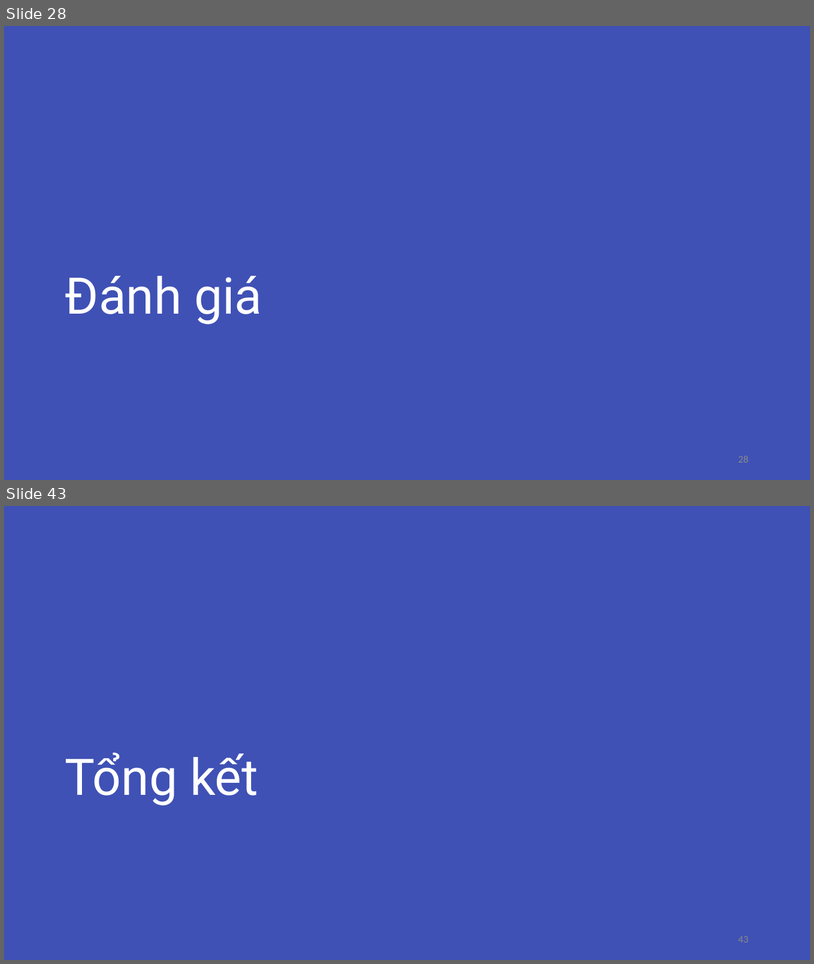
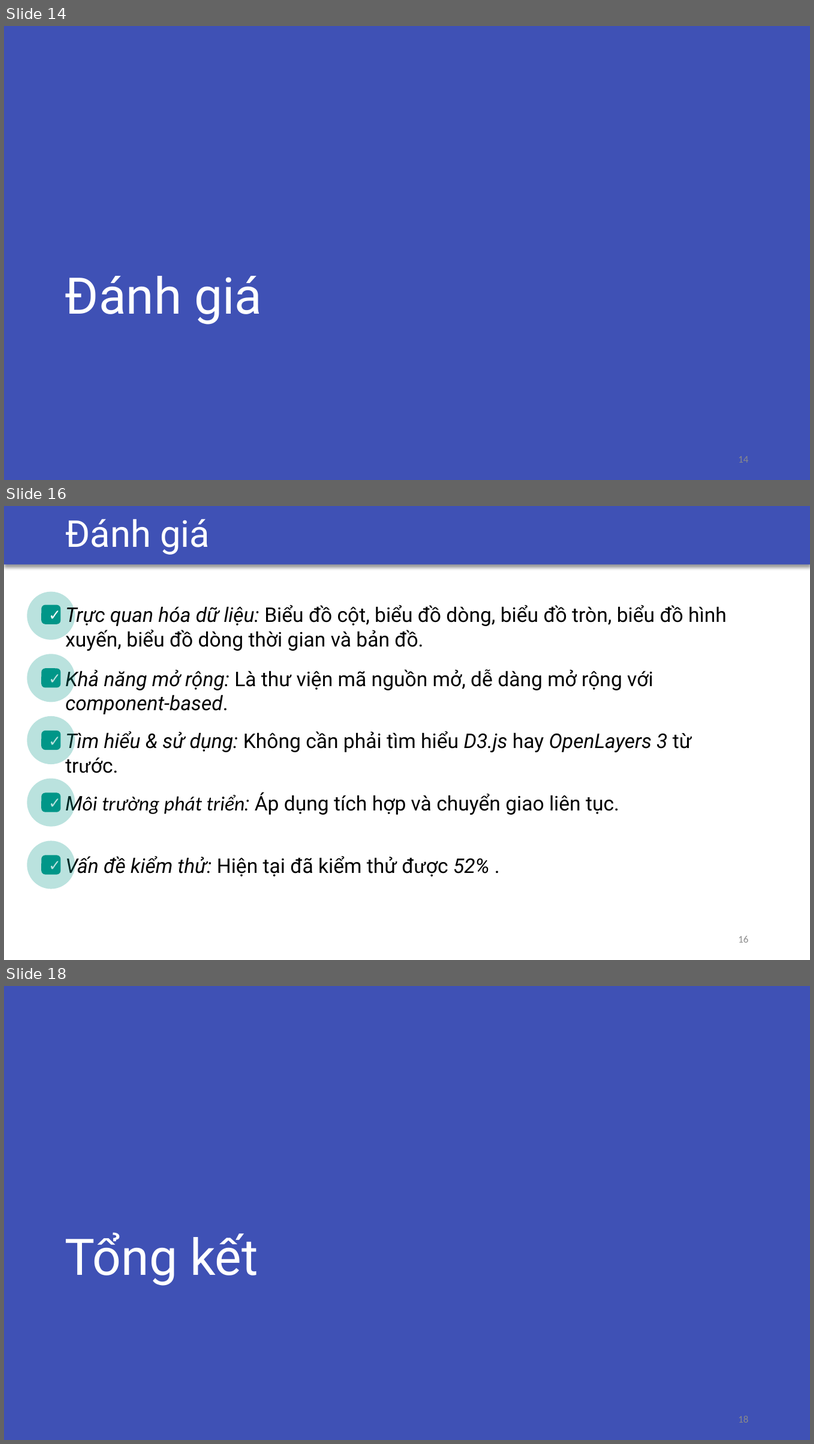
Before and after one commit to csethanhcong/c9js-demo, a slide deck: report/Presentation/Slide LVTN.pptx. Shown one above the other, each under a label of ours: slides 28 and 43 before the commit, slides 14, 16 and 18 after it; the slides between them are not shown. The pictures are 814x964 and 814x1444 pixels, drawn with LibreOffice and Linux fonts; fonts in the diff are those of the drawing. Boxes give left, top, right and bottom in pixels: in the first picture for what was removed or moved away, otherwise in the second. Text is boxed around its words. In the diff, an @@ line names an element or a change of style, - is before the commit and + after.

```diff
--- a/report/Presentation/Slide LVTN.pptx
+++ b/report/Presentation/Slide LVTN.pptx
@@ slide 16 added at [4,506,810,960], background #FFFFFF @@
@@ rectangle added at [4,506,810,565], fill #3F51B5 @@
@@ title added at [65,520,245,555], 44 pt, text #FFFFFF @@
+Hướng giải quyết và hiện thực
@@ text added at [65,519,210,555], 44 pt, text #FFFFFF @@
+Đánh giá
@@ ellipse added at [27,591,75,640], fill #009688 at 27% opacity @@
@@ rectangle added at [43,606,60,623], fill #009688, 18 pt, text #FFFFFF @@
+✓
@@ rounded rectangle added at [43,606,60,623], outline #009688 3 pt @@
@@ text added at [65,604,727,651], 24 pt, text #000000 @@
+Trực quan hóa dữ liệu: Biểu đồ cột, biểu đồ dòng, biểu đồ tròn, biểu đồ hình xuyến, biểu đồ dòng thời gian và bản đồ.
@@ ellipse added at [27,654,75,702], fill #009688 at 27% opacity @@
@@ text added at [65,667,653,714], 24 pt, text #000000 @@
+Khả năng mở rộng: Là thư viện mã nguồn mở, dễ dàng mở rộng với component-based.
@@ rectangle added at [43,669,60,686], fill #009688, 18 pt, text #FFFFFF @@
+✓
@@ rounded rectangle added at [43,669,60,686], outline #009688 3 pt @@
@@ ellipse added at [27,716,75,765], fill #009688 at 27% opacity @@
@@ rectangle added at [43,732,60,748], fill #009688, 18 pt, text #FFFFFF @@
+✓
@@ rounded rectangle added at [43,732,60,748], outline #009688 3 pt @@
@@ text added at [65,730,692,773], 24 pt, text #000000, italic @@
+Tìm hiểu & sử dụng: Không cần phải tìm hiểu D3.js hay OpenLayers 3 từ trước.
@@ ellipse added at [27,778,75,826], fill #009688 at 27% opacity @@
@@ text added at [65,792,620,815], 24 pt, text #000000 @@
+Môi trường phát triển: Áp dụng tích hợp và chuyển giao liên tục.
@@ rectangle added at [43,794,60,811], fill #009688, 18 pt, text #FFFFFF @@
+✓
@@ rounded rectangle added at [43,794,60,811], outline #009688 3 pt @@
@@ ellipse added at [27,841,75,889], fill #009688 at 27% opacity @@
@@ rectangle added at [43,856,60,873], fill #009688, 18 pt, text #FFFFFF @@
+✓
@@ rounded rectangle added at [43,856,60,873], outline #009688 3 pt @@
@@ text added at [65,854,489,877], 24 pt, text #000000 @@
+Vấn đề kiểm thử: Hiện tại đã kiểm thử được 52% .
@@ page number added at [738,936,749,942], 12 pt, text #8C8C8C @@
+16
@@ what was slide 28 is now slide 14 @@
@@ page number at [738,456,749,462]: text changed @@
-28
+14
@@ what was slide 43 is now slide 18 @@
@@ page number at [738,1416,749,1422]: text changed @@
-43
+18
```
Also in this commit, not shown: 7 slides changed, 10 other slides added, 33 slides removed, 4 other files.
